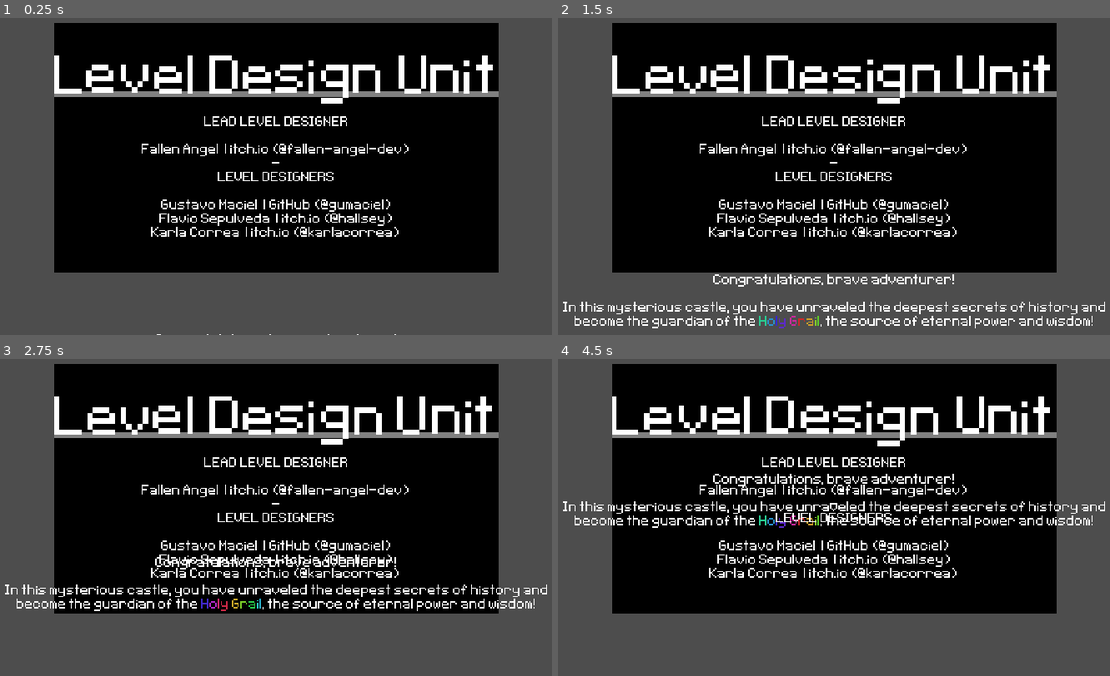
Above: before the commit, frames 1-4 (two rows, left to right).
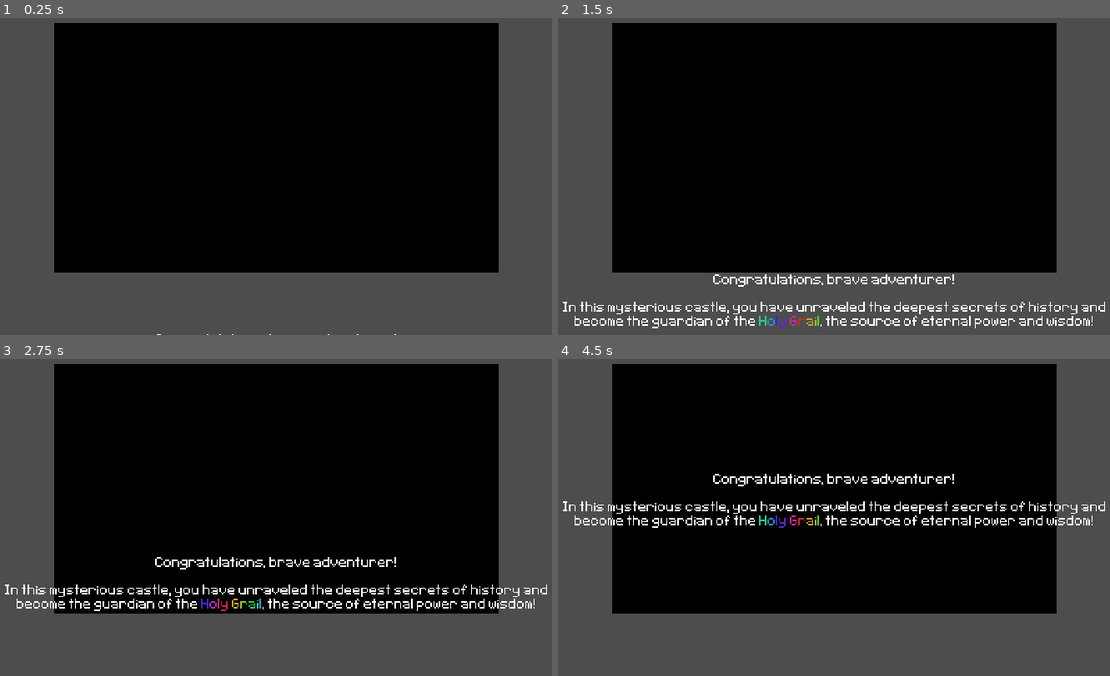
Above: after the commit, the same moments.

Repository: gumaciel/awesome-game-jam-01
Game: Godot game, scene res://scenes/main/main.tscn
The game is run twice, just before and just after one commit, with the same random seed, the same clock (stepped at 60 frames per second) and the same inputs. The engine's default icon, where the game draws it, is replaced by a stand-in: a white triangle on a blue panel in a dark square.
Inputs (mouse positions are in pixels of both pictures, inside the frame that each line leads up to):
- Up to frame 1 (0.25 s): no input
- Up to frame 2 (1.5 s): move the mouse to (983, 128) at 0.52 s; hold D (move_right) 0.53-1.28 s; hold J (alternate) 0.53-1.28 s; click (983, 128) at 0.67 s; move the mouse to (701, 166) at 1.27 s; hold S (move_down) from 1.28 s (still down); tap J (alternate) at 1.35 s
- Up to frame 3 (2.75 s): move the mouse to (342, 406) at 2.02 s; release S (move_down) at 2.03 s; hold D (move_right) from 2.03 s (still down); hold J (alternate) from 2.03 s (still down)
- Up to frame 4 (4.5 s): move the mouse to (800, 565) at 2.77 s; release D (move_right) at 2.78 s; release J (alternate) at 2.78 s; hold W (move_up) 2.78-3.53 s; tap J (alternate) at 2.85, 4.35 s; click (800, 565) at 2.92 s; move the mouse to (1032, 546) at 3.52 s; hold J (alternate) 3.53-4.28 s; hold A (move_left) from 3.53 s (still down); move the mouse to (635, 431) at 4.27 s

The runs differ from the first frame. In frame 1, 6.5% of the frame differs, in the area x 9-91%, y 11-70%; in frame 2, 6.5%; in frame 3, 6.4%; in frame 4, 6.5%.

Commit message:
Update ending.tscn

Diff:
--- a/scenes/ending/ending.tscn
+++ b/scenes/ending/ending.tscn
@@ -12,43 +12,68 @@
 tracks/0/type = "value"
 tracks/0/imported = false
 tracks/0/enabled = true
-tracks/0/path = NodePath("GameMakers2/GameMakers:visible")
+tracks/0/path = NodePath("Texto/Texto:position")
 tracks/0/interp = 1
 tracks/0/loop_wrap = true
 tracks/0/keys = {
 "times": PackedFloat32Array(0),
 "transitions": PackedFloat32Array(1),
-"update": 1,
-"values": [false]
+"update": 0,
+"values": [Vector2(0, 160)]
 }
 tracks/1/type = "value"
 tracks/1/imported = false
 tracks/1/enabled = true
-tracks/1/path = NodePath("GameMakers2/GameMakers:position")
+tracks/1/path = NodePath("Congratulations/Congratulations:position")
 tracks/1/interp = 1
 tracks/1/loop_wrap = true
 tracks/1/keys = {
 "times": PackedFloat32Array(0),
 "transitions": PackedFloat32Array(1),
 "update": 0,
-"values": [Vector2(74, 3)]
+"values": [Vector2(0, 170)]
 }
 tracks/2/type = "value"
 tracks/2/imported = false
 tracks/2/enabled = true
-tracks/2/path = NodePath("Texto/Texto:position")
+tracks/2/path = NodePath("GameMakers2/GameMakers:visible")
 tracks/2/interp = 1
 tracks/2/loop_wrap = true
 tracks/2/keys = {
 "times": PackedFloat32Array(0),
 "transitions": PackedFloat32Array(1),
 "update": 0,
-"values": [Vector2(0, 275)]
+"values": [true]
+}
+tracks/3/type = "value"
+tracks/3/imported = false
+tracks/3/enabled = true
+tracks/3/path = NodePath("Texto/Texto:visible")
+tracks/3/interp = 1
+tracks/3/loop_wrap = true
+tracks/3/keys = {
+"times": PackedFloat32Array(0),
+"transitions": PackedFloat32Array(1),
+"update": 0,
+"values": [true]
+}
+tracks/4/type = "value"
+tracks/4/imported = false
+tracks/4/enabled = true
+tracks/4/path = NodePath("Congratulations/Congratulations:visible")
+tracks/4/interp = 1
+tracks/4/loop_wrap = true
+tracks/4/keys = {
+"times": PackedFloat32Array(0),
+"transitions": PackedFloat32Array(1),
+"update": 0,
+"values": [true]
 }
 
 [sub_resource type="Animation" id="Animation_pr8wy"]
 resource_name = "load"
 length = 99.0
+step = 1.0
 tracks/0/type = "value"
 tracks/0/imported = false
 tracks/0/enabled = true
@@ -109,10 +134,34 @@
 tracks/4/interp = 1
 tracks/4/loop_wrap = true
 tracks/4/keys = {
-"times": PackedFloat32Array(23),
-"transitions": PackedFloat32Array(1),
+"times": PackedFloat32Array(23, 36),
+"transitions": PackedFloat32Array(1, 1),
 "update": 1,
-"values": [true]
+"values": [true, false]
+}
+tracks/5/type = "value"
+tracks/5/imported = false
+tracks/5/enabled = true
+tracks/5/path = NodePath("Congratulations/Congratulations:visible")
+tracks/5/interp = 1
+tracks/5/loop_wrap = true
+tracks/5/keys = {
+"times": PackedFloat32Array(0, 15),
+"transitions": PackedFloat32Array(1, 1),
+"update": 1,
+"values": [true, false]
+}
+tracks/6/type = "value"
+tracks/6/imported = false
+tracks/6/enabled = true
+tracks/6/path = NodePath("Texto/Texto:visible")
+tracks/6/interp = 1
+tracks/6/loop_wrap = true
+tracks/6/keys = {
+"times": PackedFloat32Array(0, 15, 24),
+"transitions": PackedFloat32Array(1, 1, 1),
+"update": 1,
+"values": [false, true, false]
 }
 
 [sub_resource type="AnimationLibrary" id="AnimationLibrary_6nqxf"]
@@ -232,7 +281,6 @@
 grow_vertical = 2
 
 [node name="GameMakers" type="VBoxContainer" parent="GameMakers2"]
-visible = false
 layout_mode = 2
 
 [node name="Title" type="RichTextLabel" parent="GameMakers2/GameMakers"]
@@ -286,6 +334,7 @@
 grow_vertical = 2
 
 [node name="LevelDesignUnit" type="VBoxContainer" parent="AspectRatioContainer"]
+visible = false
 layout_mode = 2
 
 [node name="Title" type="RichTextLabel" parent="AspectRatioContainer/LevelDesignUnit"]
